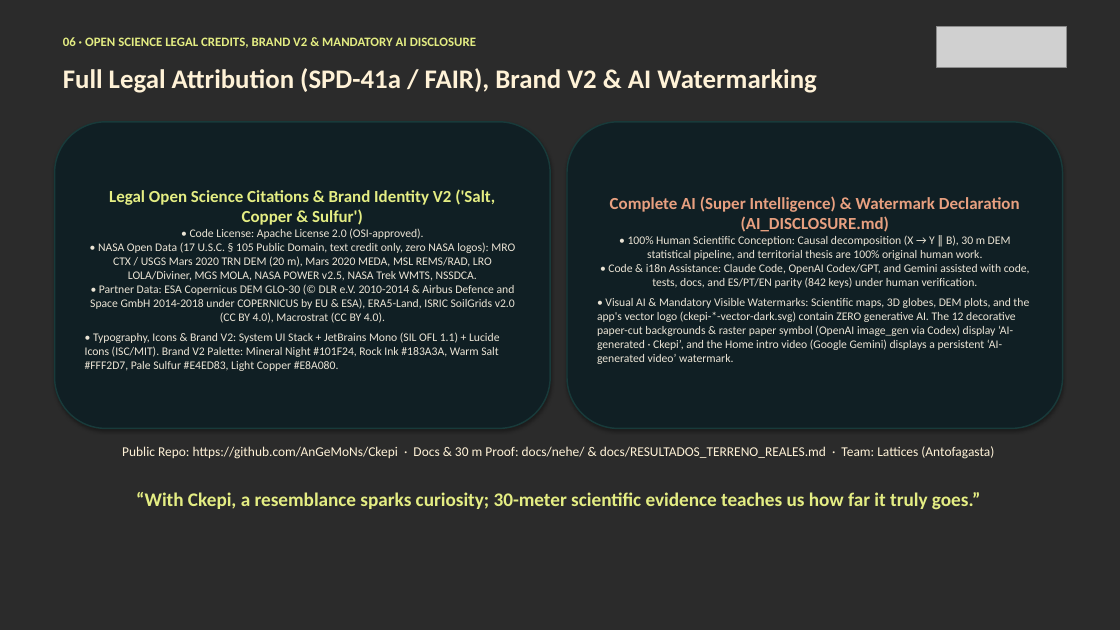
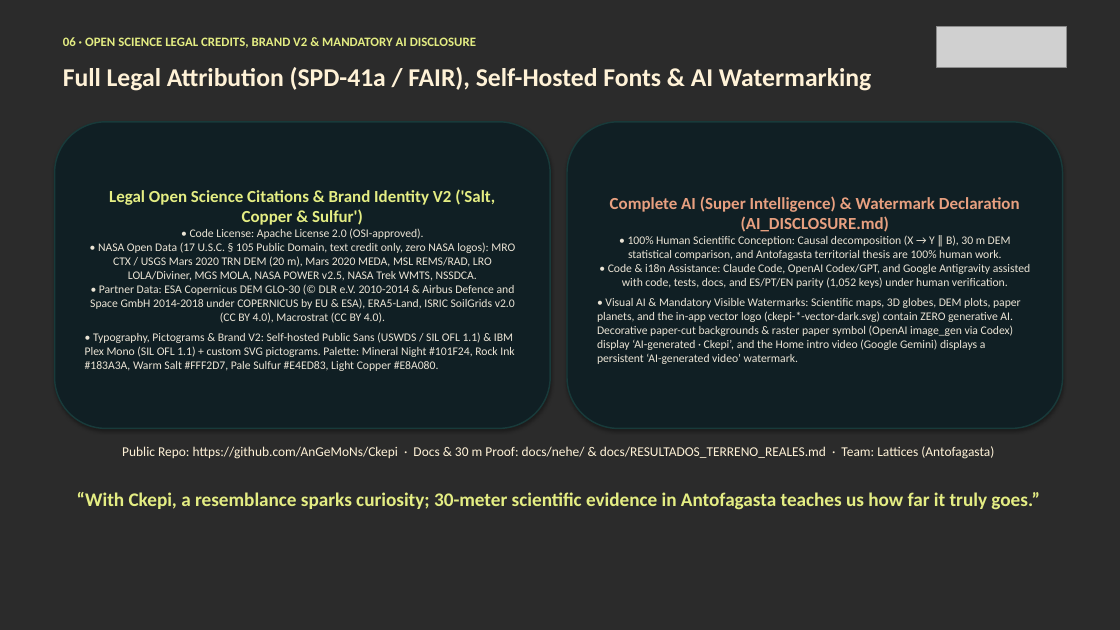
Before and after one commit to AnGeMoNs/Ckepi, a slide deck: slide 7 of docs/nehe/ckepi-pitch-en.pptx. Drawn at 1120x630 pixels with LibreOffice and Linux fonts; fonts in the diff are those of the drawing; grey boxes stand for pictures; background and template pictures are left out; a plain dark background stands for a picture behind light text. Boxes give left, top, right and bottom in pixels: in the first picture for what was removed or moved away, otherwise in the second. Text is boxed around its words. In the diff, an @@ line names an element or a change of style, - is before the commit and + after.

Commit message:
docs(nehe): enfocar pitch y PPTX/PDF (EN/ES) tras feedback de mentores en las 4 zonas de Antofagasta y modos Explorar/Ciencia

```diff
--- a/docs/nehe/ckepi-pitch-en.pptx
+++ b/docs/nehe/ckepi-pitch-en.pptx
@@ text at [63, 67, 871, 91]: text changed; size 23 to 22 pt @@
-Full Legal Attribution (SPD-41a / FAIR), Brand V2 & AI Watermarking
+Full Legal Attribution (SPD-41a / FAIR), Self-Hosted Fonts & AI Watermarking
@@ text in rounded rectangle at [85, 228, 515, 371]: text changed @@
-• Code License: Apache License 2.0 (OSI-approved).
-• NASA Open Data (17 U.S.C. § 105 Public Domain, text credit only, zero NASA logos): MRO CTX / USGS Mars 2020 TRN DEM (20 m), Mars 2020 MEDA, MSL REMS/RAD, LRO LOLA/Diviner, MGS MOLA, NASA POWER v2.5, NASA Trek WMTS, NSSDCA.
-• Partner Data: ESA Copernicus DEM GLO-30 (© DLR e.V. 2010-2014 & Airbus Defence and Space GmbH 2014-2018 under COPERNICUS by EU & ESA), ERA5-Land, ISRIC SoilGrids v2.0 (CC BY 4.0), Macrostrat (CC BY 4.0).
-• Typography, Icons & Brand V2: System UI Stack + JetBrains Mono (SIL OFL 1.1) + Lucide Icons (ISC/MIT). Brand V2 Palette: Mineral Night #101F24, Rock Ink #183A3A, Warm Salt #FFF2D7, Pale Sulfur #E4ED83, Light Copper #E8A080.
+• Code License: Apache License 2.0 (OSI-approved).
+• NASA Open Data (17 U.S.C. § 105 Public Domain, text credit only, zero NASA logos): MRO CTX / USGS Mars 2020 TRN DEM (20 m), Mars 2020 MEDA, MSL REMS/RAD, LRO LOLA/Diviner, MGS MOLA, NASA POWER v2.5, NASA Trek WMTS, NSSDCA.
+• Partner Data: ESA Copernicus DEM GLO-30 (© DLR e.V. 2010-2014 & Airbus Defence and Space GmbH 2014-2018 under COPERNICUS by EU & ESA), ERA5-Land, ISRIC SoilGrids v2.0 (CC BY 4.0), Macrostrat (CC BY 4.0).
+• Typography, Pictograms & Brand V2: Self-hosted Public Sans (USWDS / SIL OFL 1.1) & IBM Plex Mono (SIL OFL 1.1) + custom SVG pictograms. Palette: Mineral Night #101F24, Rock Ink #183A3A, Warm Salt #FFF2D7, Pale Sulfur #E4ED83, Light Copper #E8A080.
@@ text in rounded rectangle at [597, 235, 1030, 364]: text changed @@
-• 100% Human Scientific Conception: Causal decomposition (X → Y ∥ B), 30 m DEM statistical pipeline, and territorial thesis are 100% original human work.
-• Code & i18n Assistance: Claude Code, OpenAI Codex/GPT, and Gemini assisted with code, tests, docs, and ES/PT/EN parity (842 keys) under human verification.
-• Visual AI & Mandatory Visible Watermarks: Scientific maps, 3D globes, DEM plots, and the app's vector logo (ckepi-*-vector-dark.svg) contain ZERO generative AI. The 12 decorative paper-cut backgrounds & raster paper symbol (OpenAI image_gen via Codex) display ‘AI-generated · Ckepi’, and the Home intro video (Google Gemini) displays a persistent ‘AI-generated video’ watermark.
+• 100% Human Scientific Conception: Causal decomposition (X → Y ∥ B), 30 m DEM statistical comparison, and Antofagasta territorial thesis are 100% human work.
+• Code & i18n Assistance: Claude Code, OpenAI Codex/GPT, and Google Antigravity assisted with code, tests, docs, and ES/PT/EN parity (1,052 keys) under human verification.
+• Visual AI & Mandatory Visible Watermarks: Scientific maps, 3D globes, DEM plots, paper planets, and the in-app vector logo (ckepi-*-vector-dark.svg) contain ZERO generative AI. Decorative paper-cut backgrounds & raster paper symbol (OpenAI image_gen via Codex) display ‘AI-generated · Ckepi’, and the Home intro video (Google Gemini) displays a persistent ‘AI-generated video’ watermark.
@@ text at [77, 492, 1040, 510]: text changed @@
-“With Ckepi, a resemblance sparks curiosity; 30-meter scientific evidence teaches us how far it truly goes.”
+“With Ckepi, a resemblance sparks curiosity; 30-meter scientific evidence in Antofagasta teaches us how far it truly goes.”
```
Also in this commit, not shown: 6 other slides changed, 9 other files.
